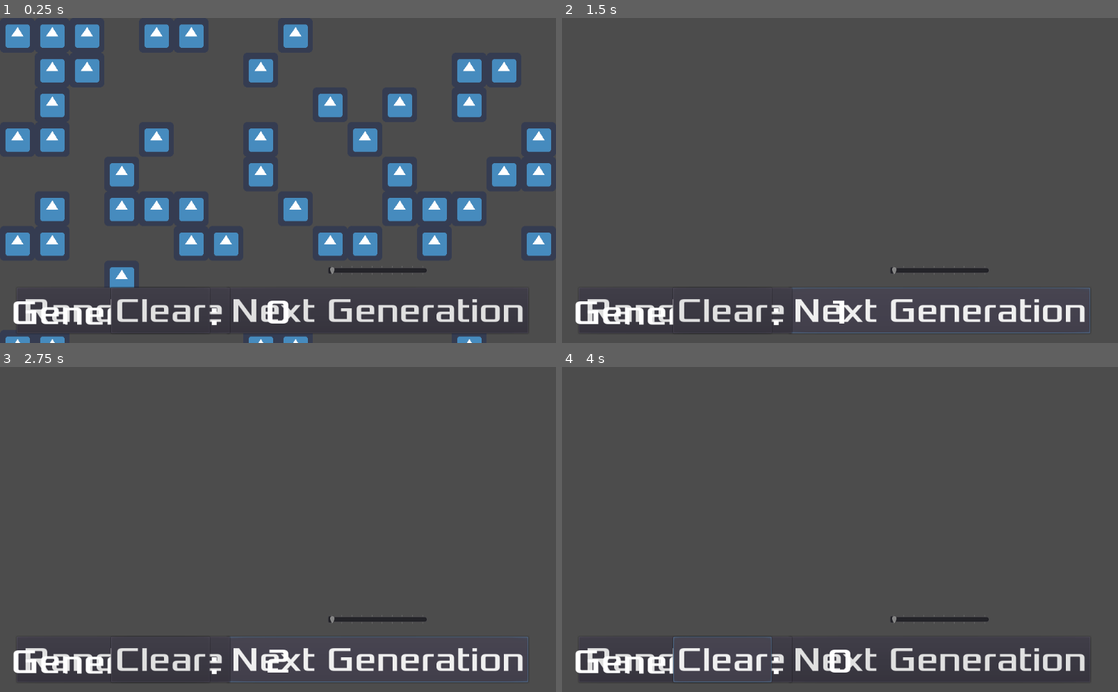
Above: before the commit, frames 1-4 (two rows, left to right).
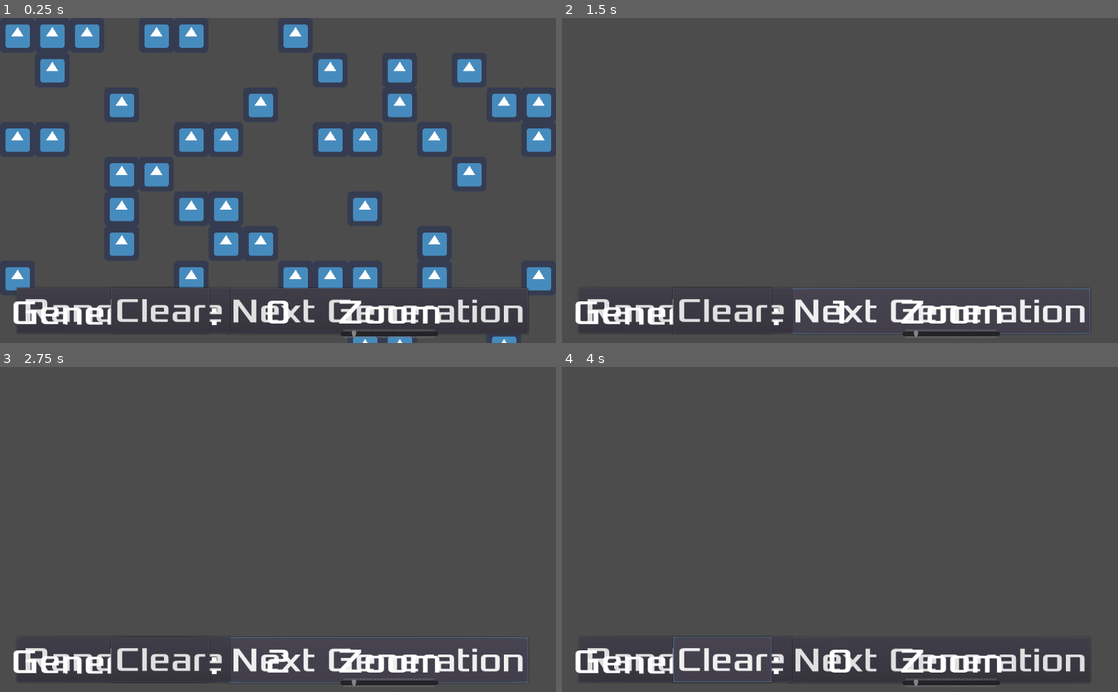
Above: after the commit, the same moments.

Repository: albertomsp/godot-game-of-life
Game: Godot game, scene res://src/Main.tscn
Two runs of this game, one before a commit and one after it. Both use one fixed random seed, a clock stepped at 60 frames per second and the inputs below. The engine's default icon, where the game draws it, is replaced by a stand-in: a white triangle on a blue panel in a dark square.
Inputs:
- Up to frame 1 (0.25 s): no input
- Up to frame 2 (1.5 s): click "Clear" at 0.5 s; click "Next Generation" at 1.25 s
- Up to frame 3 (2.75 s): click "Next Generation" at 2 s
- Up to frame 4 (4 s): click "Randomize" at 2.75 s; click "Randomize" at 3.5 s

The runs differ from the first frame. In frame 1, 17% of the frame differs, in the area x 1-100%, y 12-100%; in frame 2, 1.6%; in frame 3, 1.6%; in frame 4, 1.4%.

Commit message:
adding zooming slider

Diff:
--- a/src/Board.gd
+++ b/src/Board.gd
@@ -37,8 +37,9 @@
 	$HUD.update_counter(generation_counter)
 
 
+# Changes the camera zoom with the values of the slider (min and max values
+# specified in the slider config)
 func zoom_value_changed(value):
-	print(value)
 	$Camera2D.zoom.x = value
 	$Camera2D.zoom.y = value
 
--- a/src/HUD.tscn
+++ b/src/HUD.tscn
@@ -16,7 +16,8 @@
 anchor_right = 0.95
 anchor_bottom = 0.97
 margin_left = -555.0
-margin_top = -84.0
+margin_top = -83.0089
+margin_bottom = 0.991089
 custom_fonts/font = SubResource( 1 )
 text = "Next Generation"
 __meta__ = {
@@ -80,15 +81,31 @@
 "_edit_use_anchors_": false
 }
 
-[node name="HSlider" type="HSlider" parent="."]
-margin_left = 604.0
-margin_top = 458.0
-margin_right = 787.0
-margin_bottom = 474.0
-min_value = 0.1
+[node name="Label" type="Label" parent="."]
+anchor_left = 0.7
+anchor_top = 0.97
+anchor_right = 0.7
+anchor_bottom = 0.97
+margin_left = -96.0
+margin_top = -78.0
+margin_right = 96.0
+custom_fonts/font = SubResource( 1 )
+text = "Zoom"
+__meta__ = {
+"_edit_group_": true,
+"_edit_use_anchors_": false
+}
+
+[node name="HSlider" type="HSlider" parent="Label"]
+margin_left = 4.80243
+margin_top = 71.2527
+margin_right = 187.802
+margin_bottom = 87.2527
+min_value = 0.5
 max_value = 5.0
-value = 0.1
-tick_count = 10
+step = 0.1
+value = 1.0
+tick_count = 100
 ticks_on_borders = true
 __meta__ = {
 "_edit_use_anchors_": false
@@ -96,4 +113,4 @@
 [connection signal="pressed" from="NextGenButton" to="." method="_on_NextGenButton_pressed"]
 [connection signal="pressed" from="PopulateRandom" to="." method="_on_PopulateRandom_pressed"]
 [connection signal="pressed" from="ClearButton" to="." method="_on_ClearButton_pressed"]
-[connection signal="value_changed" from="HSlider" to="." method="_on_HSlider_value_changed"]
+[connection signal="value_changed" from="Label/HSlider" to="." method="_on_HSlider_value_changed"]
--- a/src/Main.tscn
+++ b/src/Main.tscn
@@ -35,13 +35,15 @@
 tile_set = SubResource( 1 )
 format = 1
 script = ExtResource( 2 )
-grid_size = Vector2( 50, 25 )
+grid_size = Vector2( 100, 80 )
 
 [node name="HUD" parent="Board" instance=ExtResource( 3 )]
 
 [node name="Camera2D" type="Camera2D" parent="Board"]
 anchor_mode = 0
 current = true
+offset_h = 1.0
+offset_v = 1.0
 [connection signal="clear_matrix" from="Board/HUD" to="Board" method="clear_matrix"]
 [connection signal="next_generation" from="Board/HUD" to="Board" method="update_next_generation"]
 [connection signal="randomize_matrix" from="Board/HUD" to="Board" method="randomize_matrix"]
